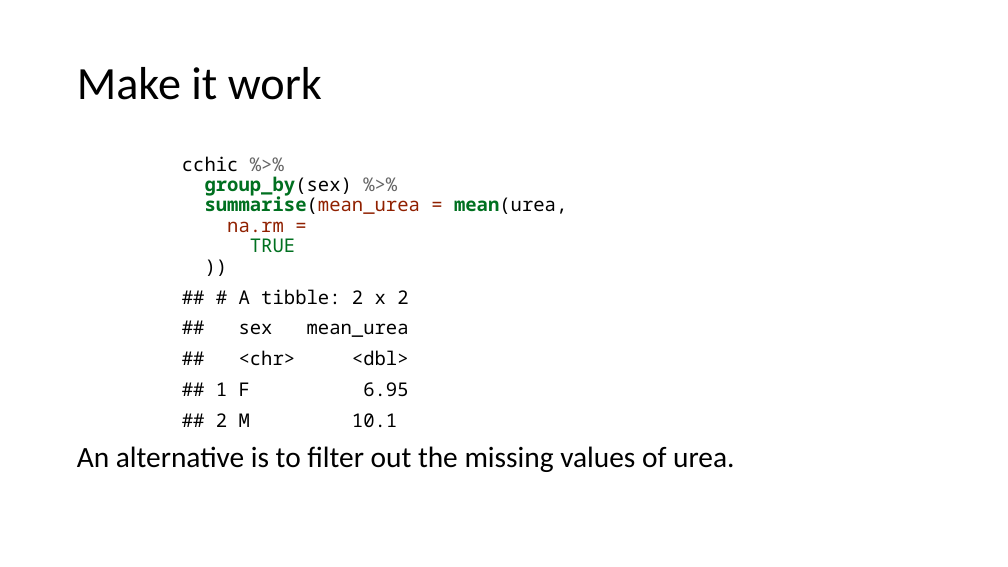
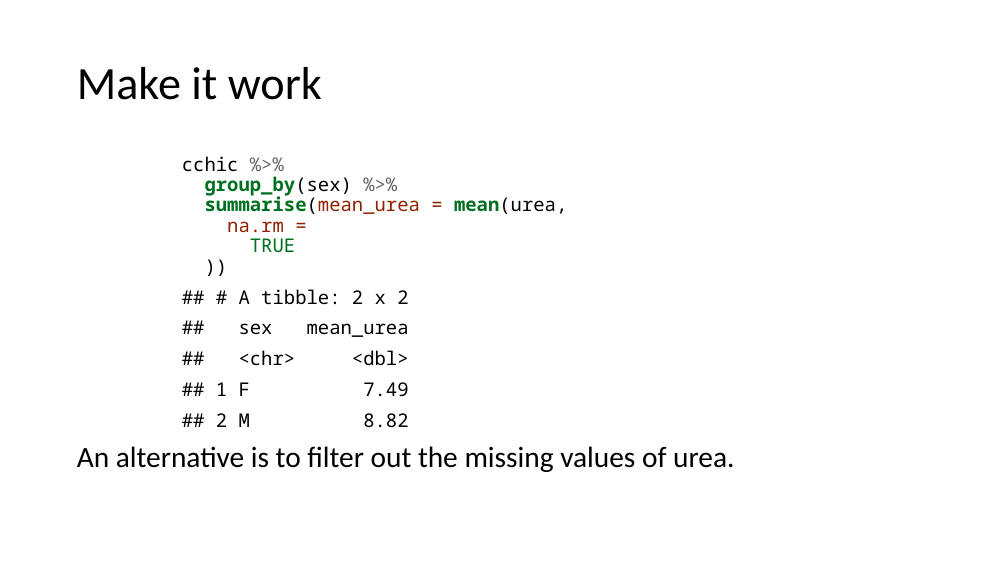
Before and after one commit to uclh-criu/learning-datascience, a slide deck: slide 18 of Workshops/Workshop4.pptx. Drawn at 1008x567 pixels with LibreOffice and Linux fonts; fonts in the diff are those of the drawing. Boxes give left, top, right and bottom in pixels: in the first picture for what was removed or moved away, otherwise in the second. Text is boxed around its words. In the diff, an @@ line names an element or a change of style, - is before the commit and + after.

```diff
--- a/Workshops/Workshop4.pptx
+++ b/Workshops/Workshop4.pptx
@@ text at box(216, 289, 409, 428): text changed @@
-## # A tibble: 2 x 2
-## sex mean_urea
-## <chr> <dbl>
-## 1 F 6.95
-## 2 M 10.1
+## # A tibble: 2 x 2
+## sex mean_urea
+## <chr> <dbl>
+## 1 F 7.49
+## 2 M 8.82
```
Also in this commit, not shown: 6 other slides changed, 12 other files.
